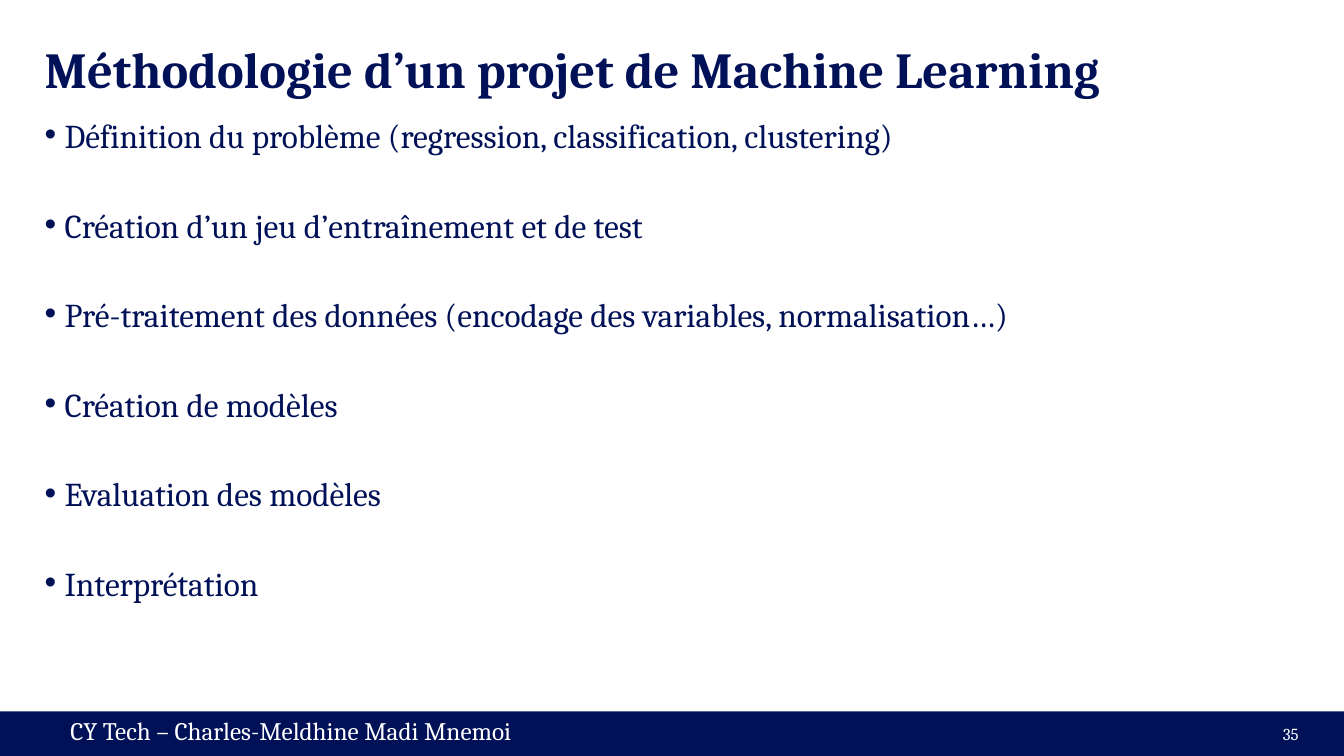
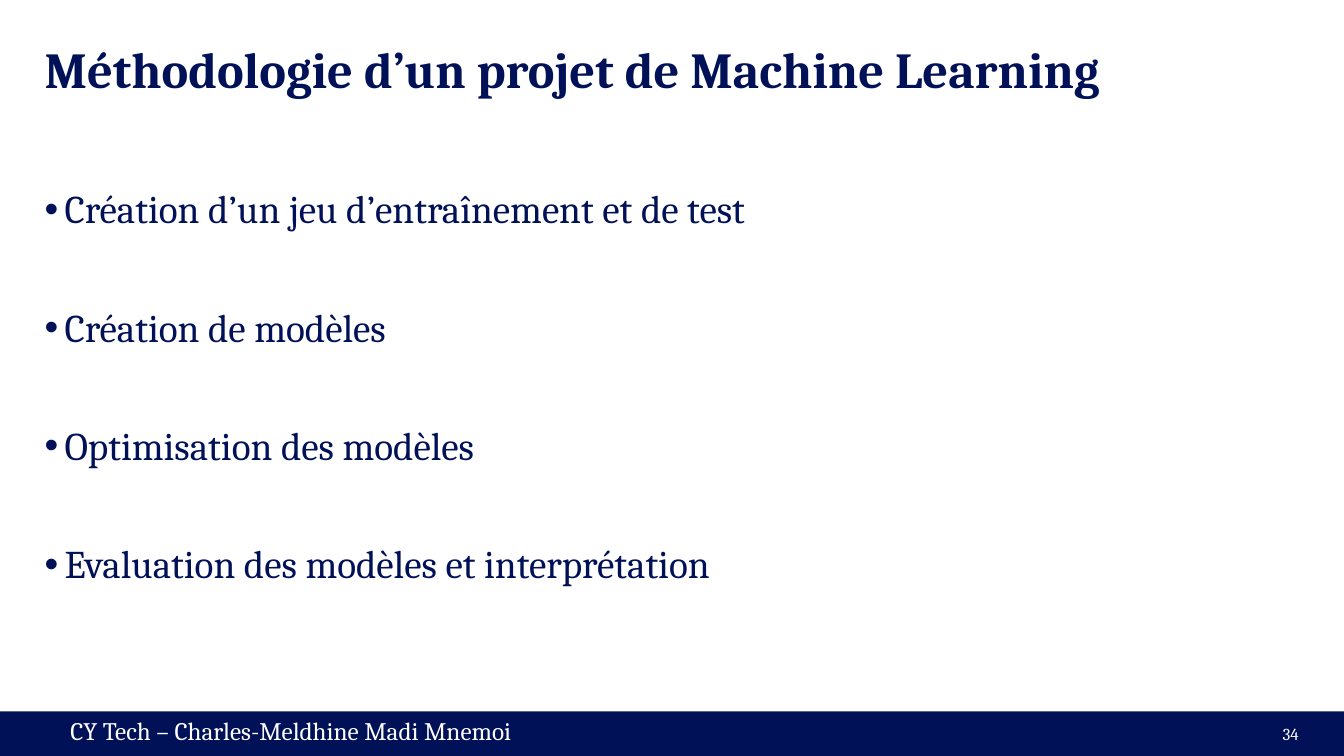
Before and after one commit to cmnemoi/cytech_sparks, a slide deck: slide 34 of presentation.pptx (slide 35 before the commit). Drawn at 1344x756 pixels with LibreOffice and Linux fonts; fonts in the diff are those of the drawing. Boxes give left, top, right and bottom in pixels: in the first picture for what was removed or moved away, otherwise in the second. Text is boxed around its words. In the diff, an @@ line names an element or a change of style, - is before the commit and + after.

```diff
--- a/presentation.pptx
+++ b/presentation.pptx
@@ text at (65,124,892,155): paragraph removed @@
-• Définition du problème (regression, classification, clustering)
@@ text at (65,195,745,343): size 23.8 to 28 pt in "Création d’un jeu d’entraînement et de test", "Création de modèles"; line spacing 0.7 to 0.9 @@
@@ text at (65,303,1007,335): paragraph removed @@
-• Pré-traitement des données (encodage des variables, normalisation…)
@@ text at (65,432,710,587): text changed; size 23.8 to 28 pt @@
-• Evaluation des modèles
-• Interprétation
+• Optimisation des modèles
+• Evaluation des modèles et interprétation
@@ page number at (1283,728,1299,740): text changed @@
-35
+34
```
Also in this commit, not shown: 1 other slide changed, 3 slides added, 1 slide removed, 1 other file.
